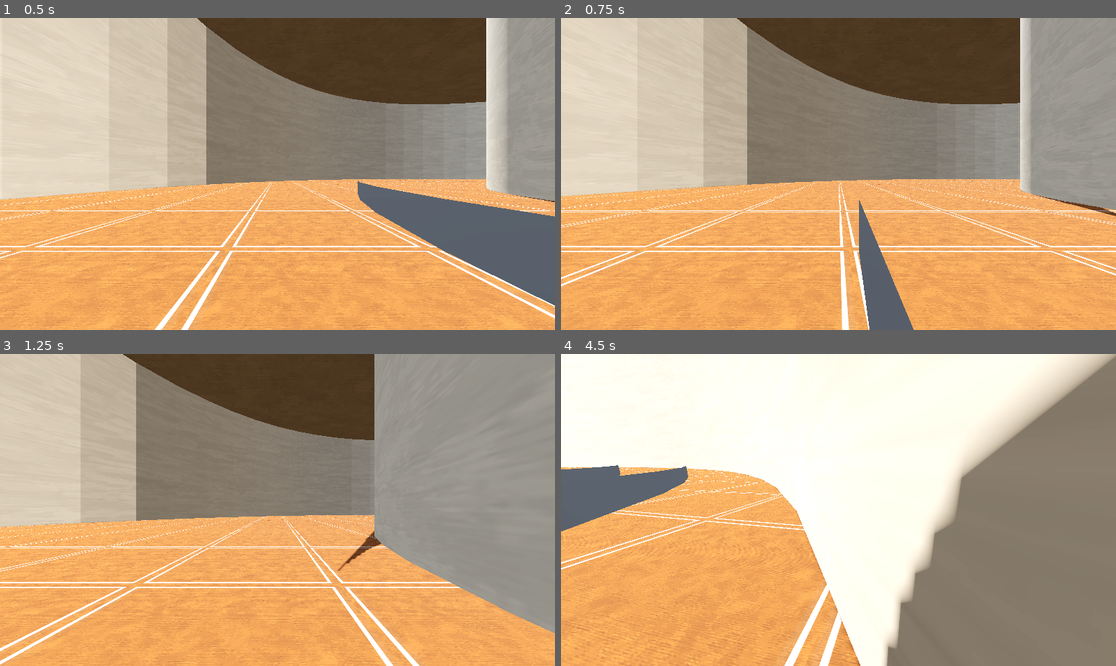
Above: before the commit, frames 1-4 (two rows, left to right).
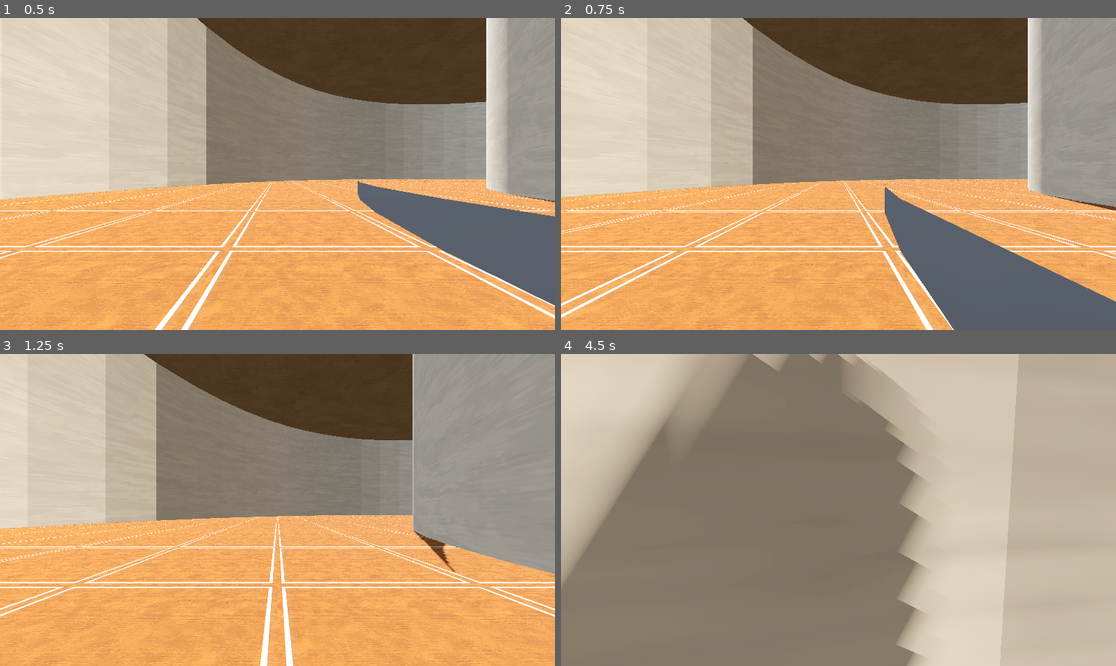
Above: after the commit, the same moments.

Repository: cjpugs/GMTK-Jam-25
Game: Godot game, scene res://scenes/levels/test-level.tscn
The game is run twice, just before and just after one commit, with the same random seed, the same clock (stepped at 60 frames per second) and the same inputs. This scene is started directly instead of the project's main scene.
Inputs (mouse positions are in pixels of both pictures, inside the frame that each line leads up to):
- Up to frame 1 (0.5 s): no input
- Up to frame 2 (0.75 s): tap Enter at 0.5 s; move the mouse to (960, 158) at 0.52 s; hold Right (move_right) from 0.53 s (still down); click (960, 158) at 0.67 s
- Up to frame 3 (1.25 s): keep holding Right (move_right)
- Up to frame 4 (4.5 s): move the mouse to (810, 510) at 1.27 s; release Right (move_right) at 1.28 s; hold Up (move_forward) from 1.28 s (still down); move the mouse to (849, 503) at 2.02 s; move the mouse to (832, 516) at 2.77 s; move the mouse to (877, 513) at 3.52 s; move the mouse to (794, 506) at 4.27 s

Frame 1 is identical in both runs. In frame 2, 18% of the frame differs, in the area x 0-100%, y 0-100%; in frame 3, 15%; in frame 4, 98%.

Commit message:
tweaked player movement speed and look sensitivity

Diff:
--- a/scenes/player/player.gd
+++ b/scenes/player/player.gd
@@ -1,8 +1,8 @@
 extends CharacterBody3D
 
-@export var speed = 14	# How fast the player moves in meters per second
+@export var speed = 10	# How fast the player moves in meters per second
 @export var fall_acceleration = 75 # Downward air acceleration in meters per second squared
-@export var look_sensitivity = 0.01 # Sensitivity of mouse look movement
+@export var look_sensitivity = 0.003 # Sensitivity of mouse look movement
 
 var target_velocity = Vector3.ZERO
 
